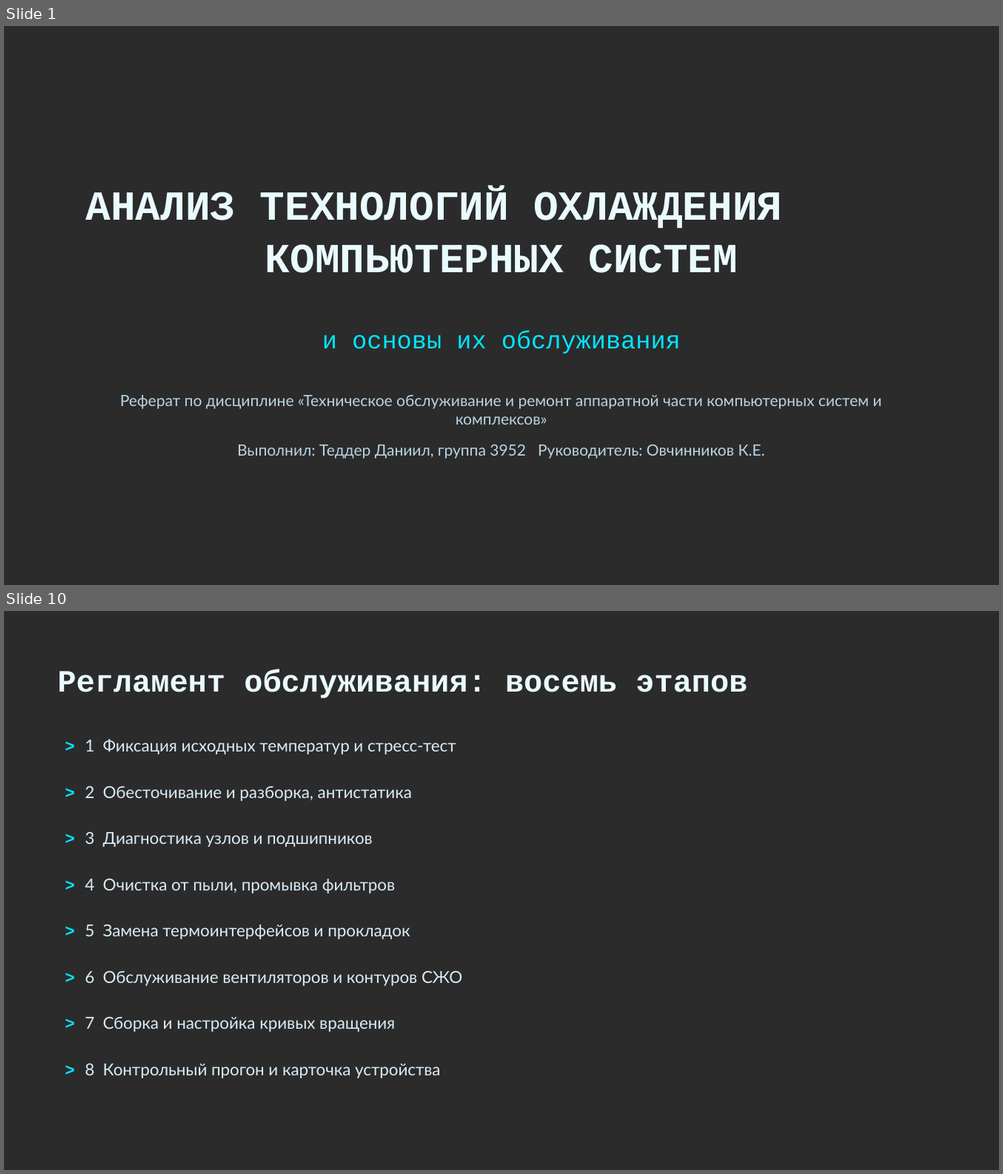
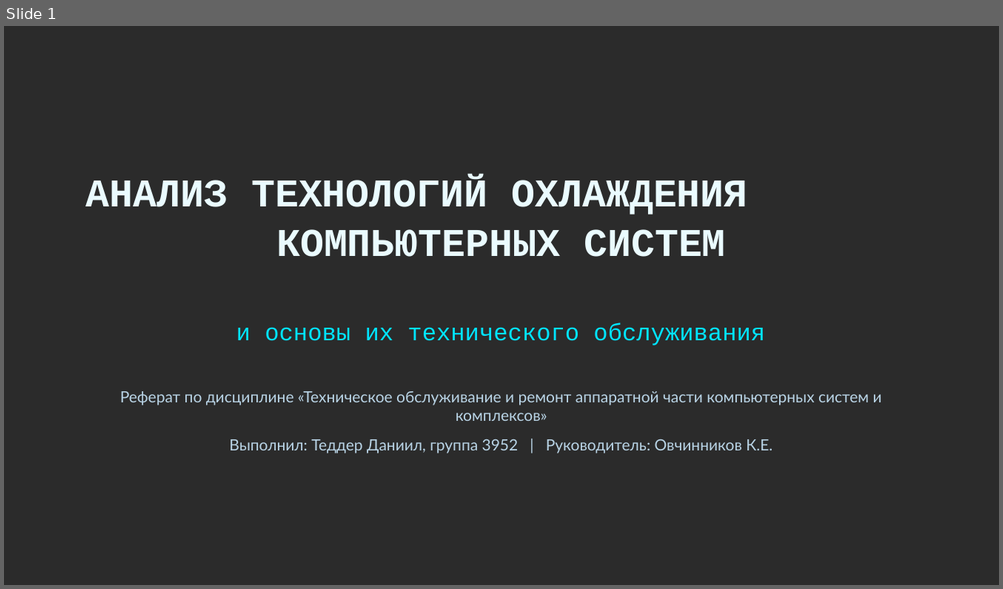
Before and after one commit to Danjar2005/Referat-Ovechka, a slide deck: ОВЧ-ЭКЗ/Итоговые работы/3952_Теддер_Д_ОхлаждениеКомпьютерныхСистем_Презентация.pptx. Shown one above the other, each under a label of ours: slides 1 and 10 before the commit, slide 1 after it; the slides between them are not shown. The pictures are 1003x1174 and 1003x589 pixels, drawn with LibreOffice and Linux fonts; fonts in the diff are those of the drawing; background and template pictures are left out; a plain dark background stands for a picture behind light text. Boxes give left, top, right and bottom in pixels: in the first picture for what was removed or moved away, otherwise in the second. Text is boxed around its words. In the diff, an @@ line names an element or a change of style, - is before the commit and + after.

```diff
--- a/ОВЧ-ЭКЗ/Итоговые работы/3952_Теддер_Д_ОхлаждениеКомпьютерныхСистем_Презентация.pptx
+++ b/ОВЧ-ЭКЗ/Итоговые работы/3952_Теддер_Д_ОхлаждениеКомпьютерныхСистем_Презентация.pptx
@@ slide 10 removed at [4,611,999,1170], background picture (left out) @@
@@ text removed at [57,669,747,698] @@
-Регламент обслуживания: восемь этапов
@@ text removed at [85,739,456,755] @@
-> 1 Фиксация исходных температур и стресс-тест
@@ text removed at [85,786,412,801] @@
-> 2 Обесточивание и разборка, антистатика
@@ text removed at [85,832,373,847] @@
-> 3 Диагностика узлов и подшипников
@@ text removed at [85,879,395,894] @@
-> 4 Очистка от пыли, промывка фильтров
@@ text removed at [85,925,410,940] @@
-> 5 Замена термоинтерфейсов и прокладок
@@ text removed at [85,971,462,986] @@
-> 6 Обслуживание вентиляторов и контуров СЖО
@@ text removed at [85,1017,395,1032] @@
-> 7 Сборка и настройка кривых вращения
@@ text removed at [85,1064,440,1079] @@
-> 8 Контрольный прогон и карточка устройства
@@ slide 1 changed as well @@
@@ text "АНАЛИЗ ТЕХНОЛОГИЙ ОХЛАЖДЕНИЯ КОМПЬЮТЕРНЫХ СИСТЕМ": place and size @@
-text "АНАЛИЗ ТЕХНОЛОГИЙ ОХЛАЖДЕНИЯ КОМПЬЮТЕРНЫХ СИСТЕМ" at [86,190,782,273]
+text "АНАЛИЗ ТЕХНОЛОГИЙ ОХЛАЖДЕНИЯ КОМПЬЮТЕРНЫХ СИСТЕМ" at [86,178,747,257]
@@ text "АНАЛИЗ ТЕХНОЛОГИЙ ОХЛАЖДЕНИЯ КОМПЬЮТЕРНЫХ СИСТЕМ" at [86,178,747,257]: size 40 to 38 pt @@
@@ text at [236,323,765,346]: text changed; size 24 to 23 pt @@
-и основы их обслуживания
+и основы их технического обслуживания
@@ text "Реферат по дисциплине «Техническое обслуживание ...": place and size @@
-text "Реферат по дисциплине «Техническое обслуживание ..." at [120,395,882,425]
+text "Реферат по дисциплине «Техническое обслуживание ..." at [120,392,882,421]
@@ text at [229,440,772,454]: text changed @@
-Выполнил: Теддер Даниил, группа 3952 Руководитель: Овчинников К.Е.
+Выполнил: Теддер Даниил, группа 3952 | Руководитель: Овчинников К.Е.
```
Also in this commit, not shown: 14 slides added, 12 other slides removed, 2 other files.
